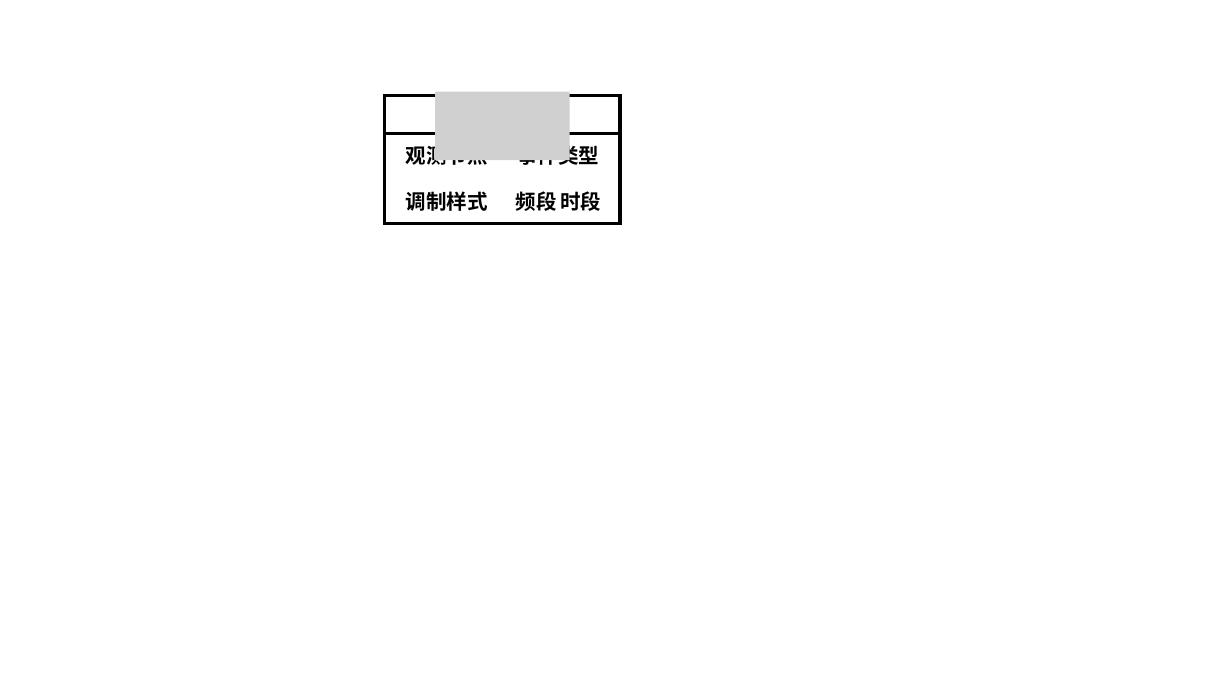
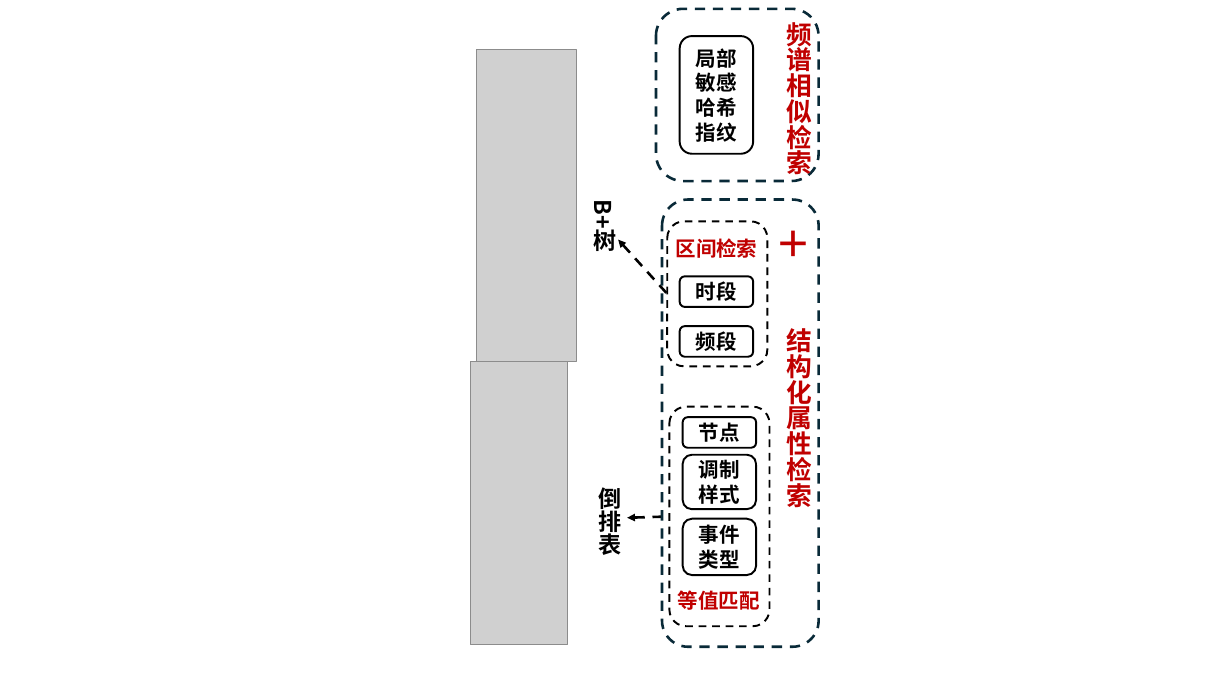
Before and after one commit to yeshu8zpf/NSFC_MCI, a slide deck: slide 3 of 军民融合/ppt/研究方案二C.pptx. Drawn at 1232x693 pixels with LibreOffice and Linux fonts; fonts in the diff are those of the drawing; grey boxes stand for pictures. Boxes give left, top, right and bottom in pixels: in the first picture for what was removed or moved away, otherwise in the second. Text is boxed around its words. In the diff, an @@ line names an element or a change of style, - is before the commit and + after.

```diff
--- a/军民融合/ppt/研究方案二C.pptx
+++ b/军民融合/ppt/研究方案二C.pptx
@@ rectangle removed at box(384, 95, 620, 224) @@
@@ picture removed at box(435, 91, 570, 160) @@
@@ line removed from (384, 134) to (620, 134) @@
@@ text removed at box(406, 143, 488, 169) @@
-观测节点
@@ group added at box(470, 9, 821, 647): 7 texts, 6 rounded rectangles, 2 pictures, 2 arrows @@
+B+树
+区间检索
+节点
+等值匹配
+倒排表
+局部敏感哈希指纹
+结构化属性检索
+频谱相似检索
+＋
@@ rounded rectangle "时段": place and size @@
-rounded rectangle "时段" at box(561, 191, 602, 211)
+rounded rectangle "时段" at box(680, 276, 754, 307)
@@ rounded rectangle "频段": place and size @@
-rounded rectangle "频段" at box(516, 191, 557, 211)
+rounded rectangle "频段" at box(680, 326, 754, 357)
@@ rounded rectangle "调制样式": place and size @@
-rounded rectangle "调制样式" at box(406, 191, 488, 211)
+rounded rectangle "调制样式" at box(683, 455, 756, 509)
@@ alignment left to centre; vertical alignment top to middle; outline none to #000000 1.5 pt in 4 elements at box(680, 276, 754, 307), box(680, 326, 754, 357), box(683, 455, 756, 509), box(683, 518, 757, 575) @@
@@ rounded rectangle "事件类型": place and size @@
-rounded rectangle "事件类型" at box(517, 143, 599, 169)
+rounded rectangle "事件类型" at box(683, 518, 757, 575)
```
Also in this commit, not shown: 1 other slide changed, 4 slides added, 1 other file.
